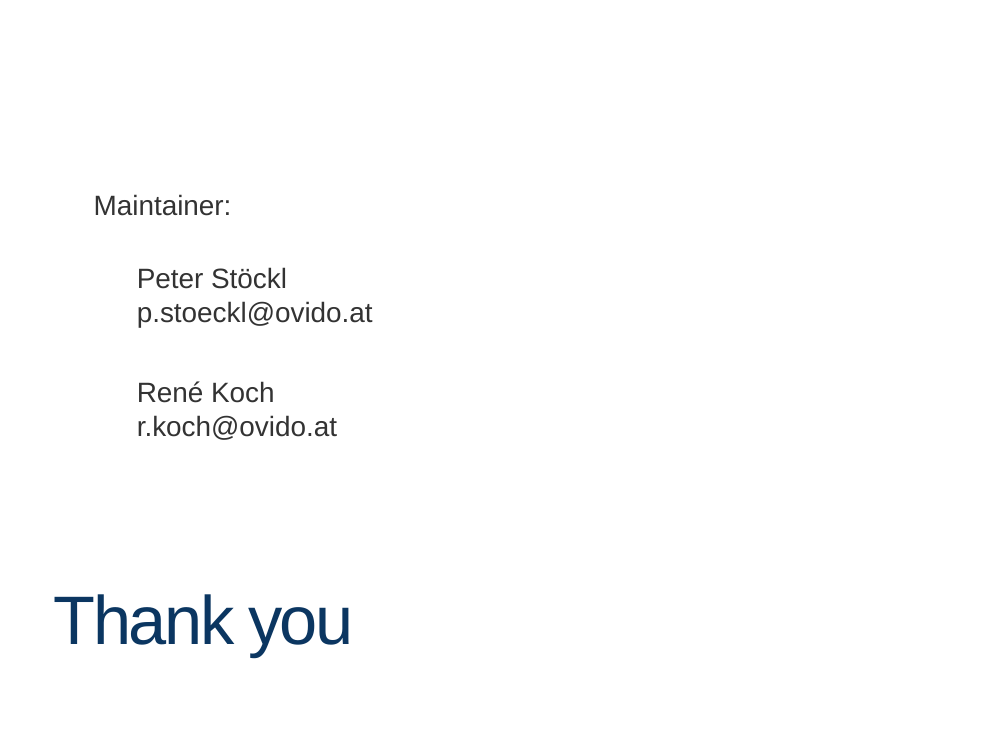
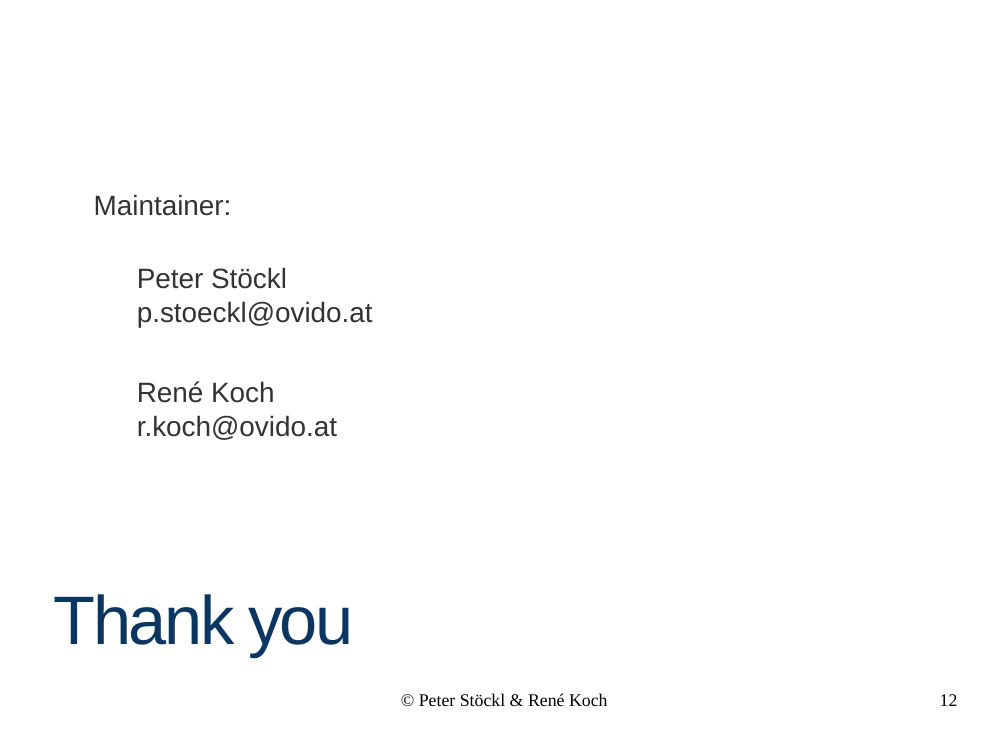
Before and after one commit to BPView/BPView, a slide deck: slide 12 of docs/BPView - The_Project.odp (slide 10 before the commit). Drawn at 1008x756 pixels with LibreOffice and Linux fonts; fonts in the diff are those of the drawing; background and template pictures are left out. Boxes give left, top, right and bottom in pixels: in the first picture for what was removed or moved away, otherwise in the second. Text is boxed around its words. In the diff, an @@ line names an element or a change of style, - is before the commit and + after.

```diff
--- a/docs/BPView - The_Project.odp
+++ b/docs/BPView - The_Project.odp
@@ text added at <box>419,693,608,706</box>, 14 pt, text #000000 @@
+© Peter Stöckl & René Koch
@@ page number added at <box>940,694,958,706</box>, 14 pt, text #000000 @@
+12
```
Also in this commit, not shown: 8 other slides changed, 3 slides added, 1 slide removed, 5 other files.
